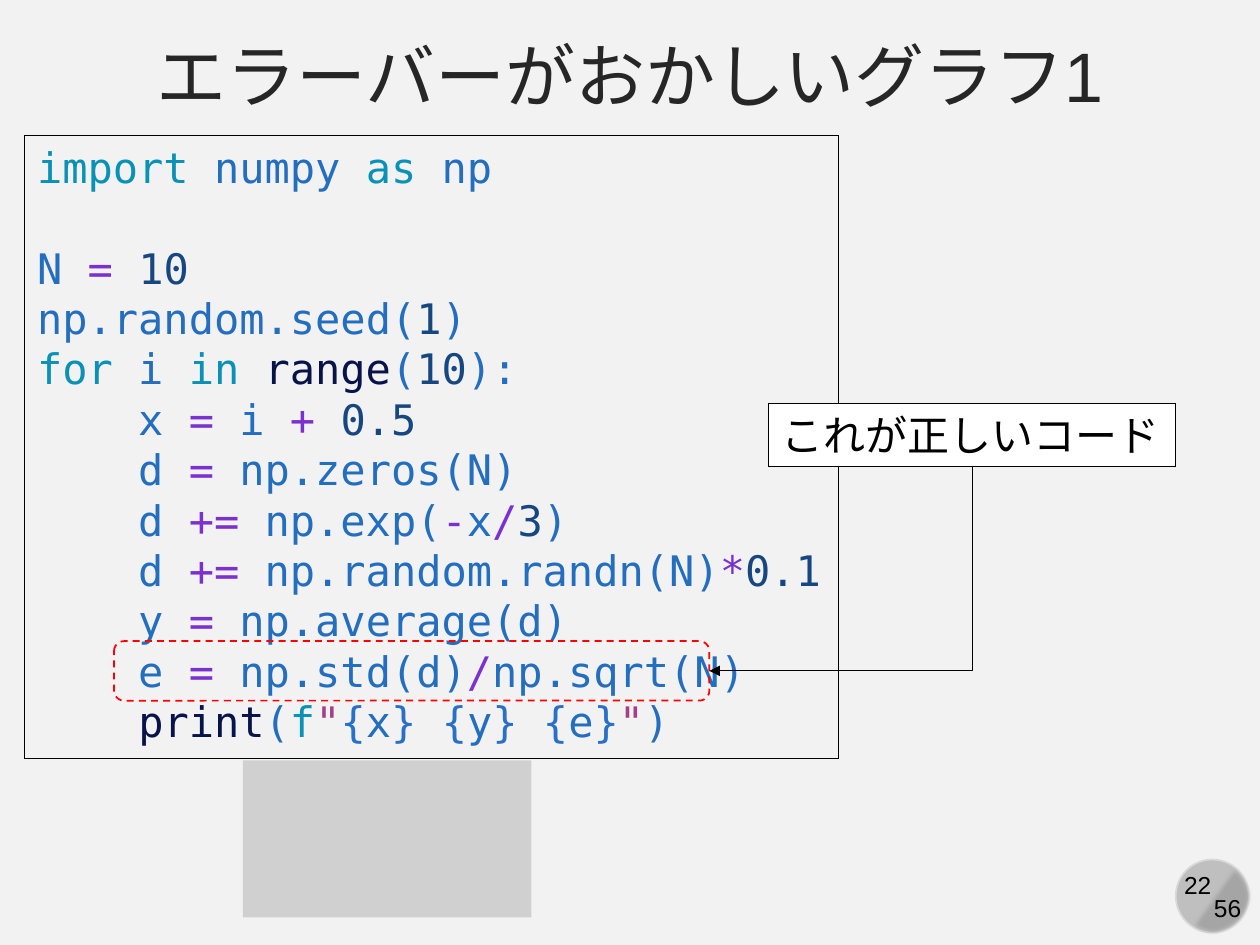
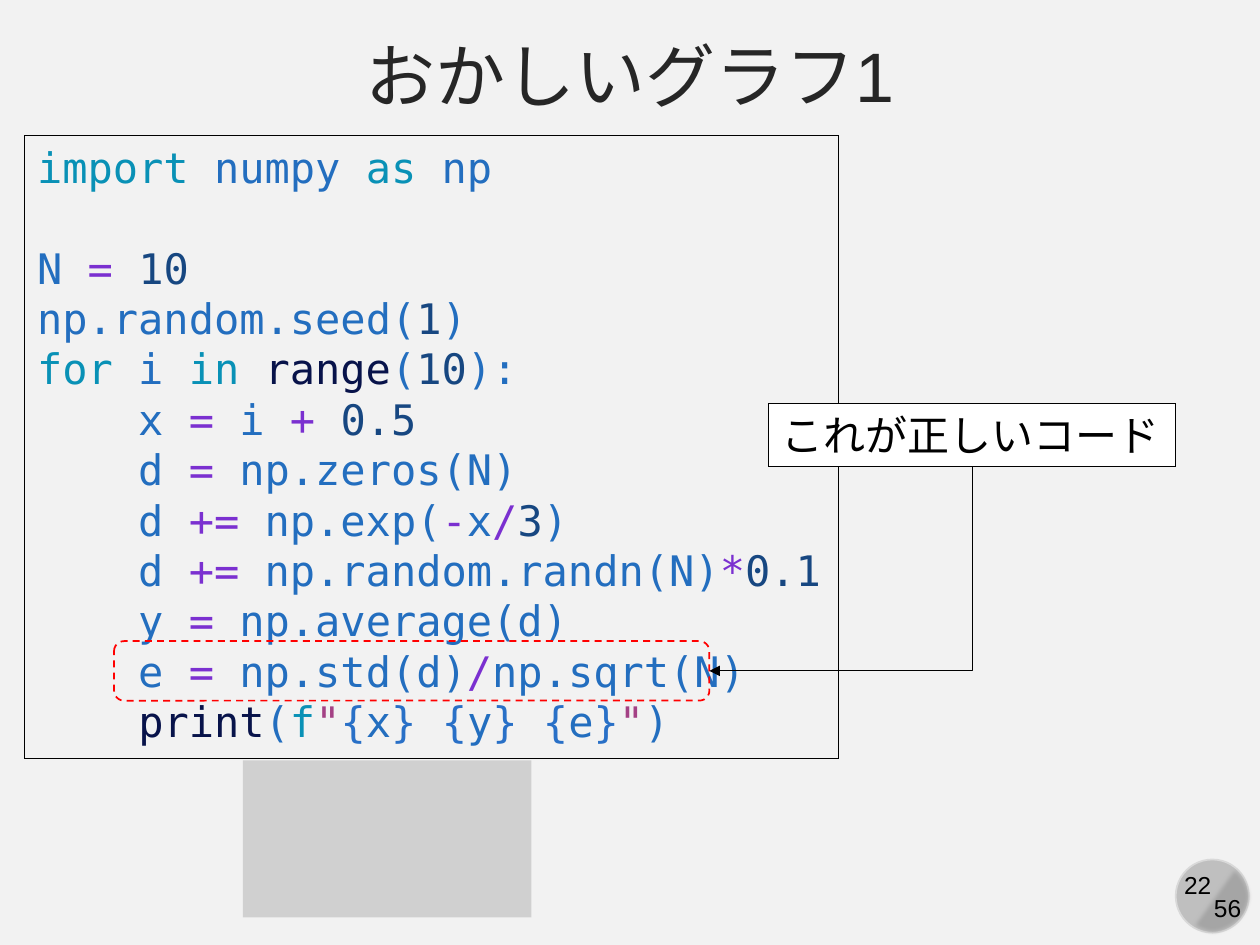
Before and after one commit to kaityo256/simulation_engineering, a slide deck: slide 22 of 03_mc_advanced/simulation03.pptx. Drawn at 1260x945 pixels with LibreOffice and Linux fonts; fonts in the diff are those of the drawing; grey boxes stand for pictures. Boxes give left, top, right and bottom in pixels: in the first picture for what was removed or moved away, otherwise in the second. Text is boxed around its words. In the diff, an @@ line names an element or a change of style, - is before the commit and + after.

```diff
--- a/03_mc_advanced/simulation03.pptx
+++ b/03_mc_advanced/simulation03.pptx
@@ text at (366,43,894,107): text changed @@
-エラーバーがおかしいグラフ1
+おかしいグラフ1
```
Also in this commit, not shown: 3 other slides changed, 6 slides added, 1 slide removed, 11 other files.
